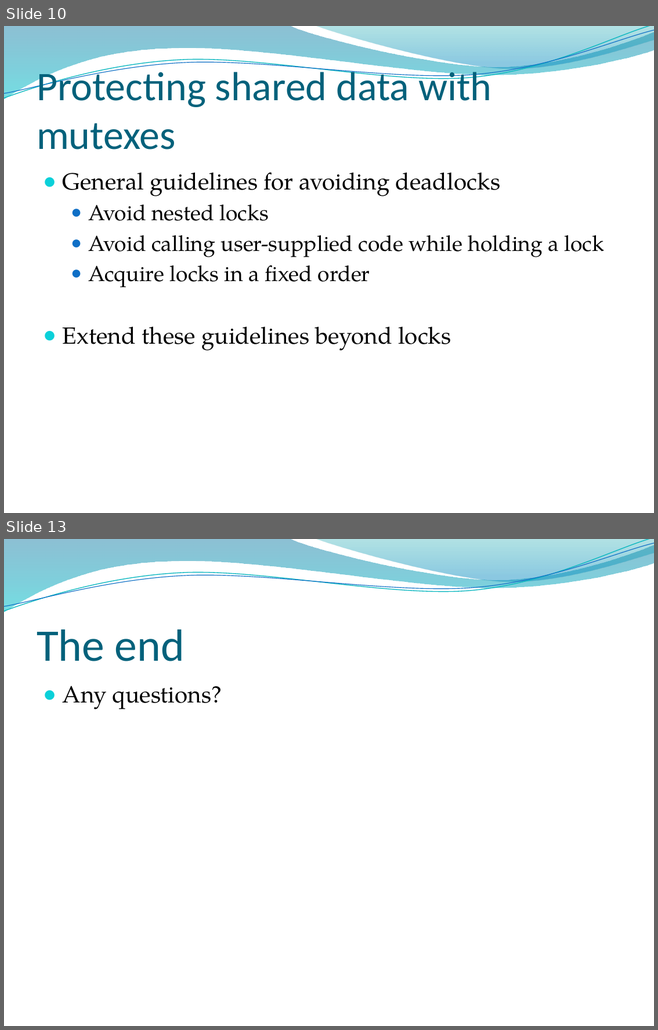
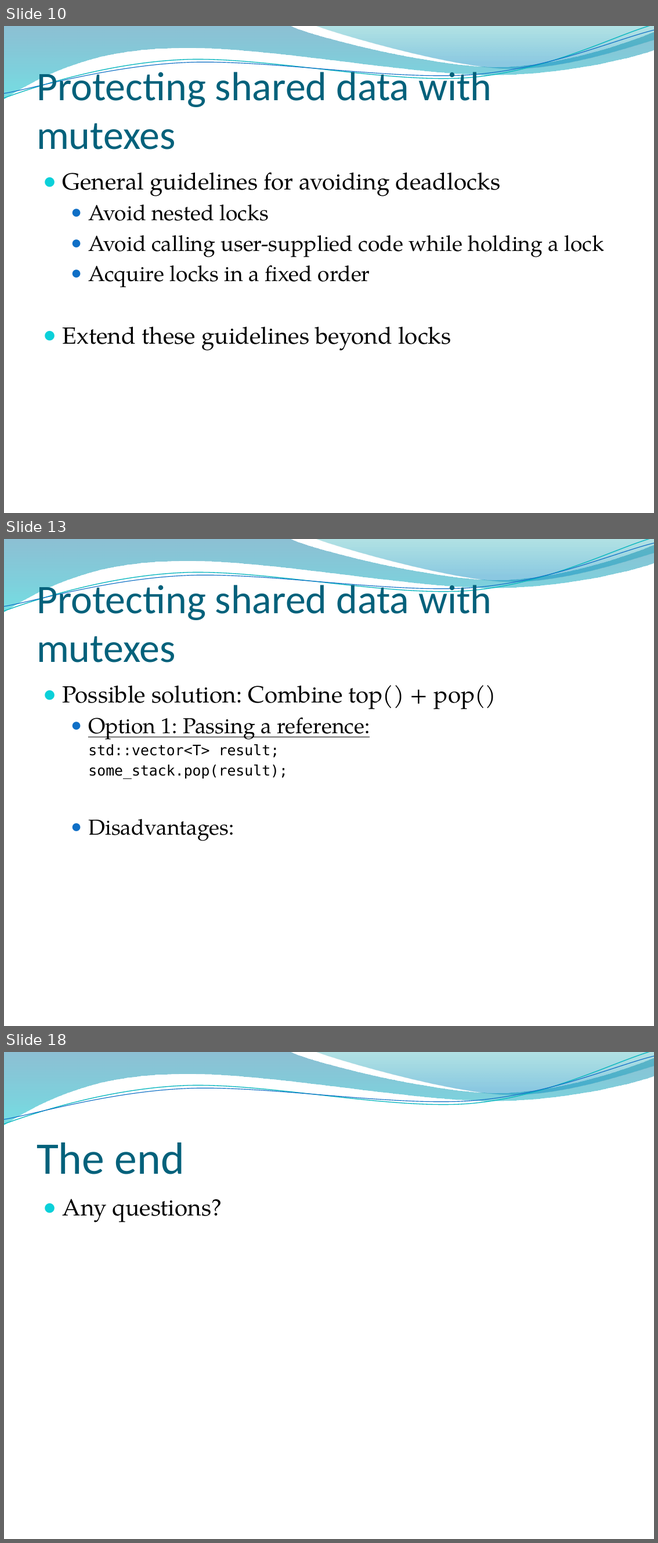
Before and after one commit to pabloribalta/Concurrency, a slide deck: s2/session-2.pptx. Shown one above the other, each under a label of ours: slides 10 and 13 before the commit, slides 10, 13 and 18 after it; the slides between them are not shown. The pictures are 658x1030 and 658x1543 pixels, drawn with LibreOffice and Linux fonts; fonts in the diff are those of the drawing; background and template pictures are left out. Boxes give left, top, right and bottom in pixels: in the first picture for what was removed or moved away, otherwise in the second. Text is boxed around its words. In the diff, an @@ line names an element or a change of style, - is before the commit and + after.

Commit message:
Updated slides for session 2 to include more detail exercise about std::stack

```diff
--- a/s2/session-2.pptx
+++ b/s2/session-2.pptx
@@ slide 13 added at (4, 539, 654, 1026), background picture (left out); not listed: 4 template elements that a slide beside it also shows @@
@@ title added at (36, 579, 491, 663), 45 pt, text #04617B @@
+Protecting shared data with mutexes
@@ text added at (63, 685, 496, 841), 16 pt, text #000000 @@
+● Possible solution: Combine top() + pop()
+  ● Option 1: Passing a reference:
+    std::vector<T> result;
+    some_stack.pop(result);
+  ● Disadvantages:
@@ what was slide 13 is now slide 18 @@
```
Also in this commit, not shown: 2 slides changed, 4 other slides added, 1 other file.
